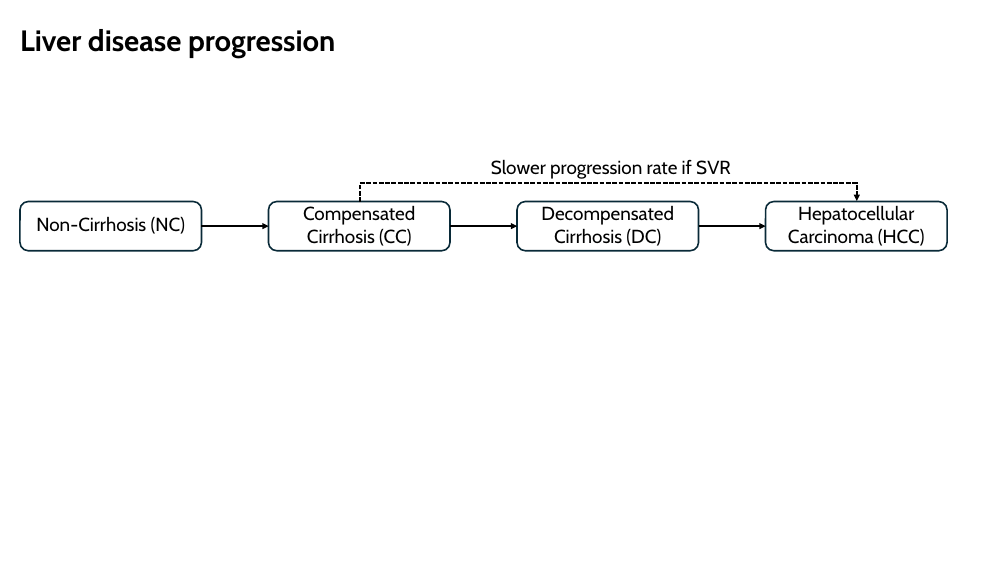
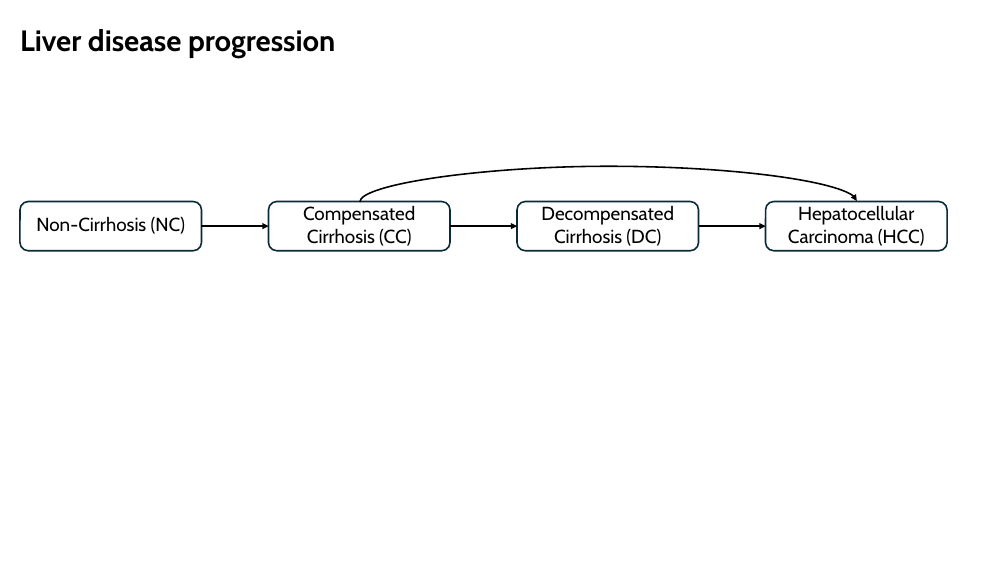
Before and after one commit to Mister-He/HepC-Transimission-Modelling, a slide deck: slide 2 of Model schematic.pptx. Drawn at 1008x567 pixels with LibreOffice and Linux fonts; fonts in the diff are those of the drawing. Boxes give left, top, right and bottom in pixels: in the first picture for what was removed or moved away, otherwise in the second. Text is boxed around its words. In the diff, an @@ line names an element or a change of style, - is before the commit and + after.

```diff
--- a/Model schematic.pptx
+++ b/Model schematic.pptx
@@ curved arrow added from (360, 202) to (857, 201), #000000 1.5 pt @@
@@ text removed at (491,159,731,179) @@
-Slower progression rate if SVR
@@ elbow arrow removed from (360, 202) to (857, 201) @@
```
Also in this commit, not shown: 3 other slides changed, 1 slide added, 29 other files.
